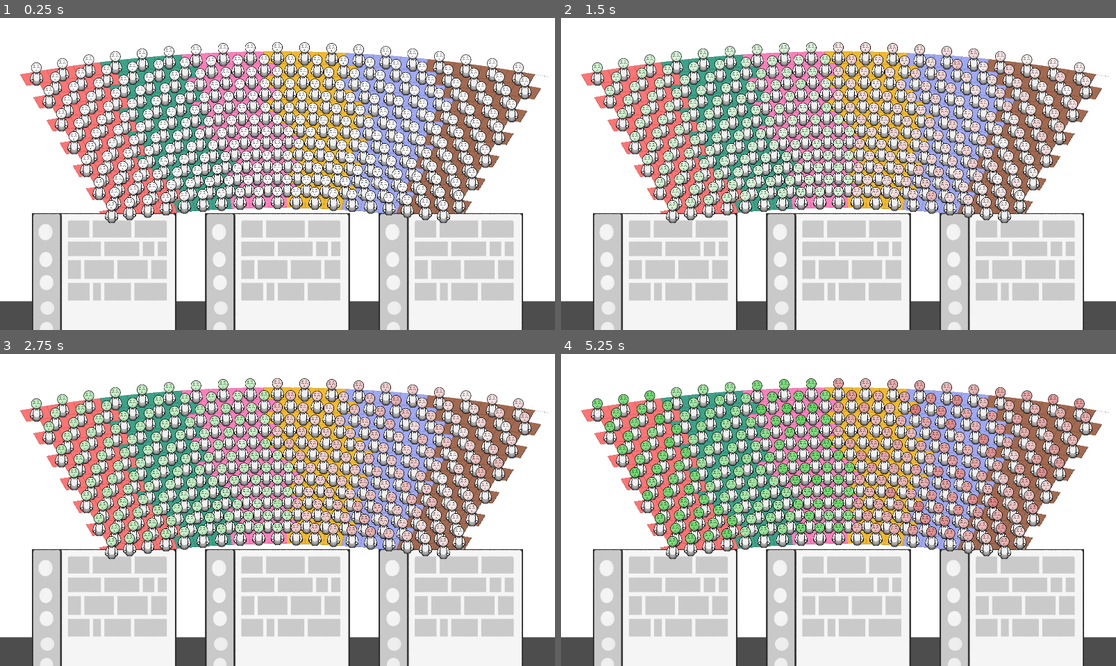
Above: before the commit, frames 1-4 (two rows, left to right).
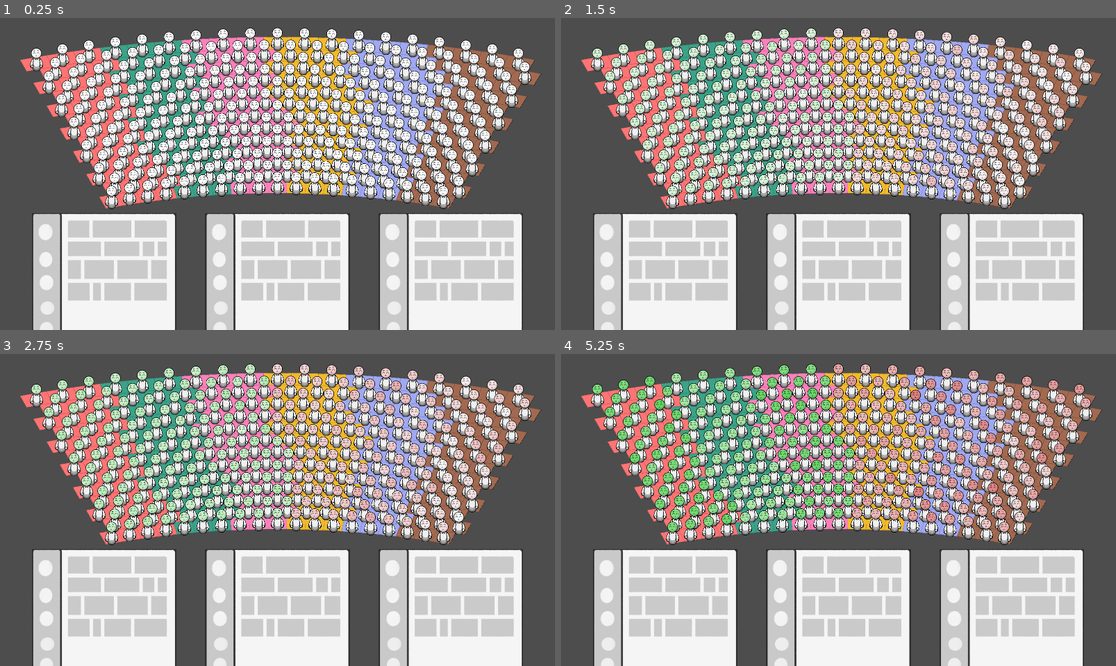
Above: after the commit, the same moments.

Repository: remimorvan/assemblee-nationale-simulator
Game: Godot game, scene res://scenes/game.tscn
The game is run twice, just before and just after one commit, with the same random seed, the same clock (stepped at 60 frames per second) and the same inputs.
Inputs (mouse positions are in pixels of both pictures, inside the frame that each line leads up to):
- Up to frame 1 (0.25 s): no input
- Up to frame 2 (1.5 s): tap Enter at 0.5 s; move the mouse to (666, 308) at 0.52 s; click (666, 308) at 0.67 s; tap Space at 1.25 s; click (666, 308) at 1.42 s
- Up to frame 3 (2.75 s): tap Enter at 2 s; click (105, 644) at 2.17 s
- Up to frame 4 (5.25 s): tap Space at 2.75, 4.25 s; move the mouse to (838, 644) at 2.77 s; click (838, 644) at 2.92 s; tap Enter at 3.5 s; click (838, 644) at 3.67 s; click (838, 644) at 4.42 s; click (838, 644) at 5.17 s

The runs differ from the first frame. In frame 1, 61% of the frame differs, in the area x 0-100%, y 0-91%; in frame 2, 64%; in frame 3, 65%; in frame 4, 66%.

Commit message:
fixed bugs

Diff:
--- a/assets/hemicycle/hemicycle.gdshader
+++ b/assets/hemicycle/hemicycle.gdshader
@@ -15,8 +15,6 @@
 }
 
 void fragment() {
-	COLOR = vec4(1.,1.,1.,1.);
-
 	vec2 diff = UV - cycle_center;
 	float angle = atan(diff.y, diff.x);
 	float r = length(diff)/0.5;
@@ -39,7 +37,7 @@
 	}
 
 	if (projectedx>=-0.01/float(WIDTH) && projectedy>=-0.02/float(HEIGHT) &&
-		projectedy<=1.+0.01/float(WIDTH) && projectedx<=1.+0.02/float(HEIGHT) &&
+		projectedy<=0.999 && projectedx<=1.+0.02/float(HEIGHT) &&
 		(around_integer(projectedx*float(WIDTH),0.01) || around_integer(r*float(HEIGHT),0.02)))
 	{
 		COLOR = vec4((vec3(0.,0.,0.)+ 4.*color_values[celly+HEIGHT*cellx])/5.,1.);
--- a/scenes/game.tscn
+++ b/scenes/game.tscn
@@ -7,7 +7,7 @@
 [node name="Game" type="Node2D"]
 
 [node name="Hemicycle" parent="." instance=ExtResource("2_yqjtg")]
-position = Vector2(0, -100)
+position = Vector2(0, -150)
 
 [node name="Deck" parent="." instance=ExtResource("3_lnu2h")]
 
--- a/scenes/hemicycle.tscn
+++ b/scenes/hemicycle.tscn
@@ -8,14 +8,12 @@
 shader = ExtResource("3_8igwf")
 shader_parameter/color_values = PackedVector3Array(0, 0, 0, 0, 0, 0, 0, 0, 0, 0, 0, 0, 0, 0, 0, 0, 0, 0, 0, 0, 0, 0, 0, …(831 unchanged characters)…
 
-[sub_resource type="CanvasTexture" id="CanvasTexture_8igwf"]
-
 [node name="Hemicycle" type="Node2D"]
 script = ExtResource("1_22fab")
 mp_scene = ExtResource("2_8igwf")
 
-[node name="TextureRect" type="TextureRect" parent="."]
+[node name="TextureRect" type="ColorRect" parent="."]
 material = SubResource("ShaderMaterial_hw2pa")
 offset_right = 1920.0
 offset_bottom = 1080.0
-texture = SubResource("CanvasTexture_8igwf")
+color = Color(1, 1, 1, 0)
Not shown: 1 places in scenes/hemicycle.tscn that only renumber resources
